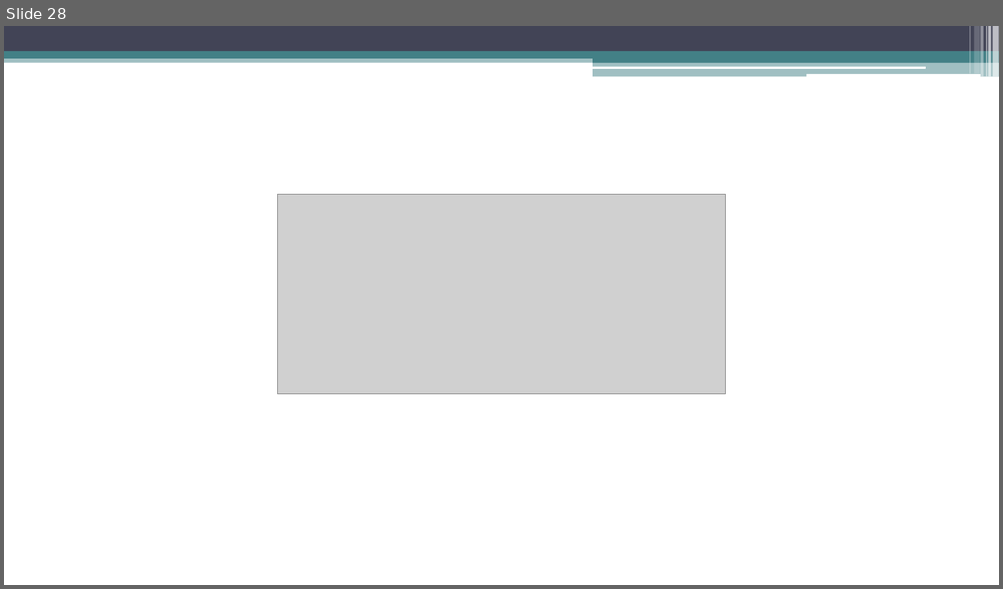
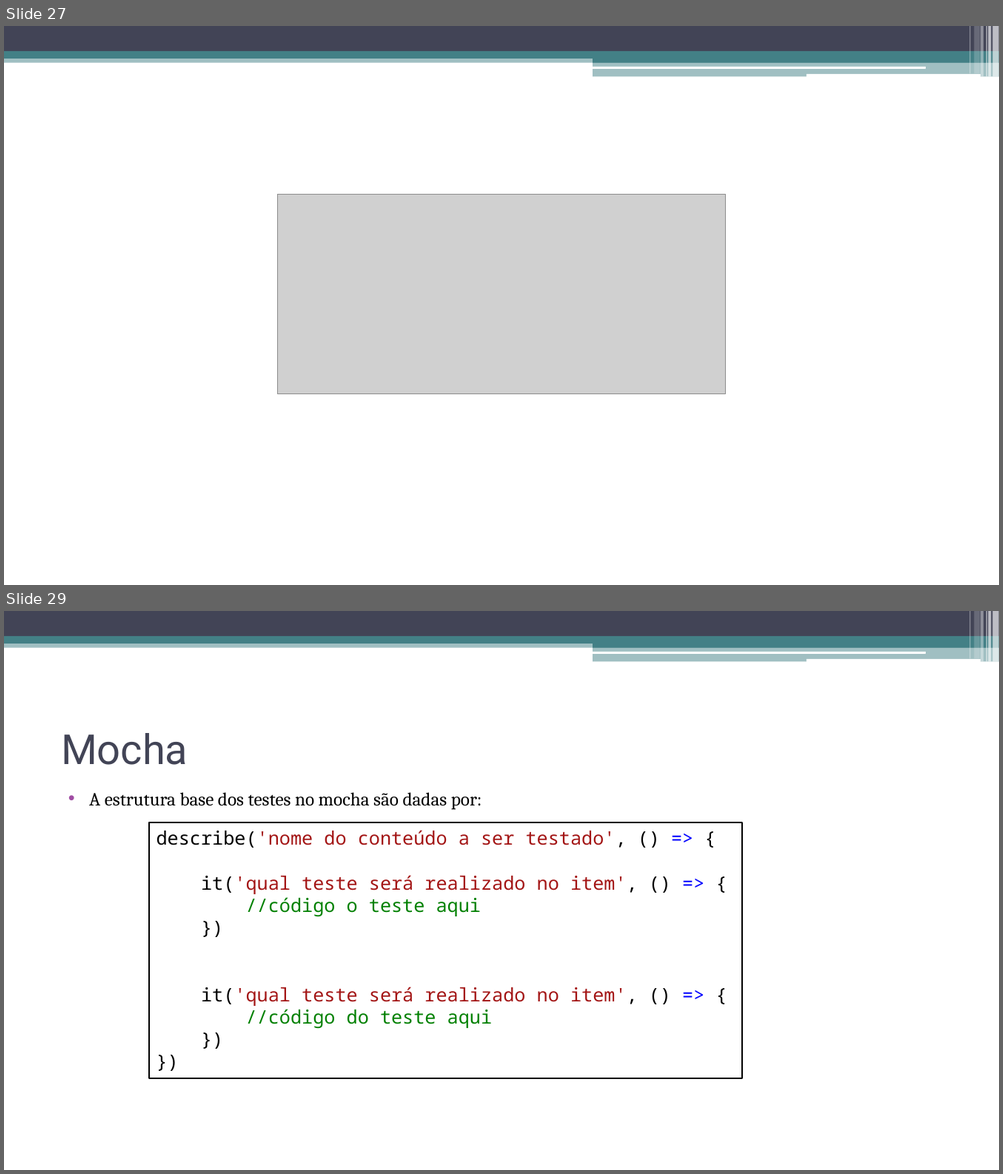
Before and after one commit to CarlosWGama/js-selenium, a slide deck: Teste - Selenium e Mocha.pptx. Shown one above the other, each under a label of ours: slide 28 before the commit, slides 27 and 29 after it; the slides between them are not shown. The pictures are 1003x589 and 1003x1174 pixels, drawn with LibreOffice and Linux fonts; fonts in the diff are those of the drawing; grey boxes stand for pictures. Boxes give left, top, right and bottom in pixels: in the first picture for what was removed or moved away, otherwise in the second. Text is boxed around its words. In the diff, an @@ line names an element or a change of style, - is before the commit and + after.

```diff
--- a/Teste - Selenium e Mocha.pptx
+++ b/Teste - Selenium e Mocha.pptx
@@ slide 29 added at (x1=4, y1=611, x2=999, y2=1170), background #FFFFFF; not listed: 13 template elements that a slide beside it also shows @@
@@ title added at (x1=61, y1=733, x2=188, y2=765), 40 pt, text #424456 @@
+Mocha
@@ text added at (x1=89, y1=792, x2=482, y2=810), 18 pt, text #000000 @@
+• A estrutura base dos testes no mocha são dadas por:
@@ rectangle added at (x1=149, y1=823, x2=742, y2=1079), fill #FFFFFF, outline #000000 1.5 pt, 18 pt, text #A31515 @@
+describe('nome do conteúdo a ser testado', () => {
+it('qual teste será realizado no item', () => {
+//código o teste aqui
+})
+it('qual teste será realizado no item', () => {
+//código do teste aqui
+})
+})
@@ what was slide 28 is now slide 27 @@
```
Also in this commit, not shown: 1 slide changed, 5 other slides added, 1 slide removed, 4 other files.
